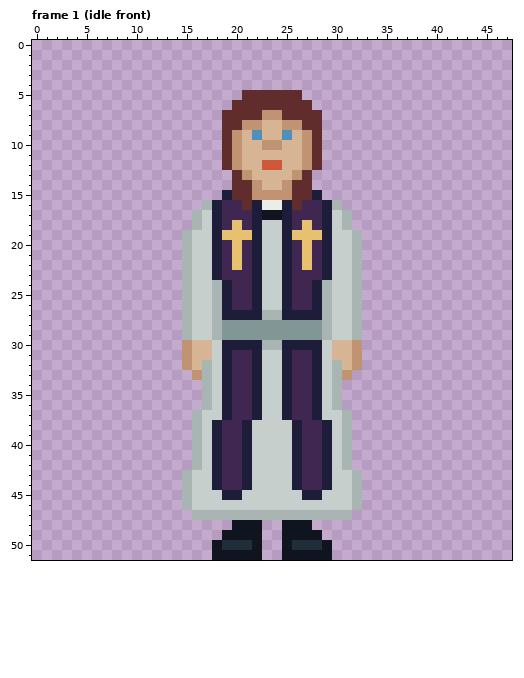
File history of a pixel-art file, raw assets/prest.ase. That is the earlier state.
48x52 pixels, 56 frames. Shown: frame 1 (idle front). The commit also changed other frames, which this record leaves out.
The result:
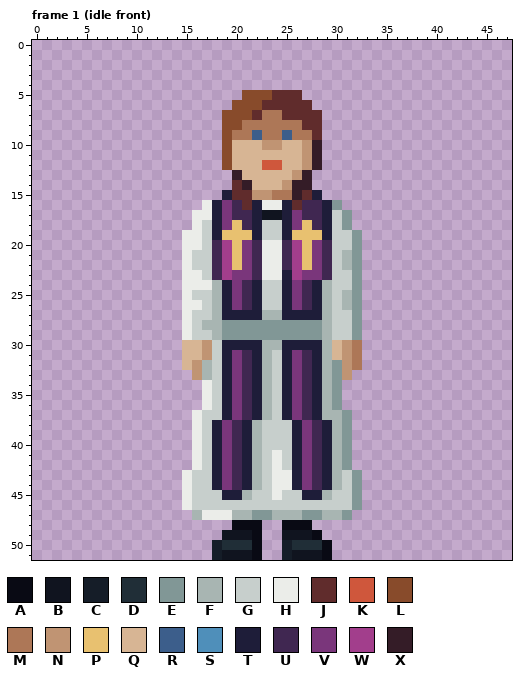
Palette (. is transparent): A #090a14  B #10141f  C #151d28  D #202e37  E #819796  F #a8b5b2  G #c7cfcc  H #ebede9  J #602c2c  K #cf573c  L #884b2b  M #ad7757  N #c09473  P #e8c170  Q #d7b594  R #3c5e8b  S #4f8fba  T #1e1d39  U #402751  V #7a367b  W #a23e8c  X #341c27
Author's note on the commit: sersjant and prest art revised
Edits made:
--- frame 1 (idle front), layer "character"
@@ x 13..34 @@
  4 ......................
- 5 ........JJJJJJ........
- 6 .......JJJJJJJJ.......
- 7 ......JJJJNNJJJJ......
- 8 ......JJNNQQNNJJ......
- 9 ......JNQSQQSQNJ......
-10 ......JNQQNNQQNJ......
-11 ......JNQQQQQQNJ......
-12 ......JNQQKKQQNJ......
-13 .......JNQQQQNJ.......
-14 .......JJNQQNJJ.......
-15 ......TJJNNNNJJT......
-16 ....FTUUJTHHTJUUTF....
-17 ...FGTUUUTBBTUUUTGF...
-18 ...FGTUPUTGGTUPUTGF...
-19 ..FGGTPPPTGGTPPPTGGF..
-20 ..FGGTUPUTGGTUPUTGGF..
-21 ..FGGTUPUTGGTUPUTGGF..
-22 ..FGGTUPUTGGTUPUTGGF..
-23 ..FGGTUUUTGGTUUUTGGF..
-24 ..FGGFTUUTGGTUUTFGGF..
-25 ..FGGFTUUTGGTUUTFGGF..
-26 ..FGGFTUUTGGTUUTFGGF..
-27 ..FGGFTTTTFFTTTTFGGF..
-28 ..FGGFEEEEEEEEEEFGGF..
-29 ..FGGFEEEEEEEEEEFGGF..
-30 ..NQQGTTTTFFTTTTGQQN..
-31 ..NQQGTUUTGGTUUTGQQN..
-32 ..NQFGTUUTGGTUUTGFQN..
-33 ...NFGTUUTGGTUUTGFN...
-34 ....FGTUUTGGTUUTGF....
-35 ....FGTUUTGGTUUTGF....
-36 ....FGTUUTGGTUUTGF....
-37 ...FGGTUUTGGTUUTGGF...
-38 ...FGTUUTGGGGTUUTGF...
-39 ...FGTUUTGGGGTUUTGF...
-40 ...FGTUUTGGGGTUUTGF...
-41 ...FGTUUTGGGGTUUTGF...
-42 ...FGTUUTGGGGTUUTGF...
-43 ..FGGTUUTGGGGTUUTGGF..
-44 ..FGGTUUTGGGGTUUTGGF..
-45 ..FGGGTTGGGGGGTTGGGF..
-46 ..FGGGGGGGGGGGGGGGGF..
-47 ...FFFFFFFFFFFFFFFF...
-48 .......BBB..BBB.......
-49 ......BBBB..BBBB......
-50 .....BDDDB..BDDDB.....
-51 .....BBBBB..BBBBB.....
+ 5 ........LLLJJJ........
+ 6 .......LLLJJJJJ.......
+ 7 ......LLLJMMJJJJ......
+ 8 ......LLMMMMMMJJ......
+ 9 ......LMMRMMRMMJ......
+10 ......LQQQNNQQNX......
+11 ......LQQQQQQQNX......
+12 ......LQQQKKQQNX......
+13 .......XQQQQQNX.......
+14 .......JXQQQNXX.......
+15 ......TJJNNMMXJT......
+16 ....HTVUJTHHTJUUTE....
+17 ...HHTVUUTBBTVUUTGE...
+18 ...HGTVPUTGGTVPUTGE...
+19 ..HHGTPPPTGGTPPPTGGE..
+20 ..HHGUWPVUHHUWPVUGGE..
+21 ..HGGUWPVUHHUWPVUGFE..
+22 ..HGGUWPVUHHUWPVUGFE..
+23 ..HHGUWVVUHHTWVVUGGE..
+24 ..HHHFTVUTGGTVUTFGGE..
+25 ..HGGFTVUTGGTVUTFGFE..
+26 ..HHGFTVUTGGTVUTFGFE..
+27 ..HGGFTTTTFFTTTTFGGE..
+28 ..HGFFEEEEEEEEEEFGGE..
+29 ..HGGFEEEEEEEEEEFGGE..
+30 ..QQNGTTTTFFTTTTFQNM..
+31 ..QQNGTVUTFGTVUTFQNM..
+32 ..QNFGTVUTFGTVUTFENM..
+33 ...NFGTVUTFGTVUTFEN...
+34 ....HGTVUTFGTVUTFE....
+35 ....HGTVUTFGTVUTFE....
+36 ....HGTVUTFGTVUTFE....
+37 ...HGGTVUTFGTVUTFFE...
+38 ...HGTVUTFGGGTVUTFE...
+39 ...HGTVUTFGGGTVUTFE...
+40 ...HGTVUTFGGGTVUTFE...
+41 ...HGTVUTFGHGTVUTFE...
+42 ...HGTVUTFGHGTVUTFE...
+43 ..HGGTVUTFGHHTVUTFGE..
+44 ..HGGTVUTFGHHTVUTFGE..
+45 ..HGGGTTFGGHGGTTFGGE..
+46 ..HGGGGGGGGGGGGGGGGE..
+47 ...FHHHFFEEFFFEEFFE...
+48 .......AAA..AAA.......
+49 ......BBBA..BBBA......
+50 .....CDDDA..CDDDA.....
+51 .....CBBBA..CBBBA.....
Changed places in both pictures, as pixel boxes (x1, y1, x2, y2):
changed: (182, 90, 362, 560)
